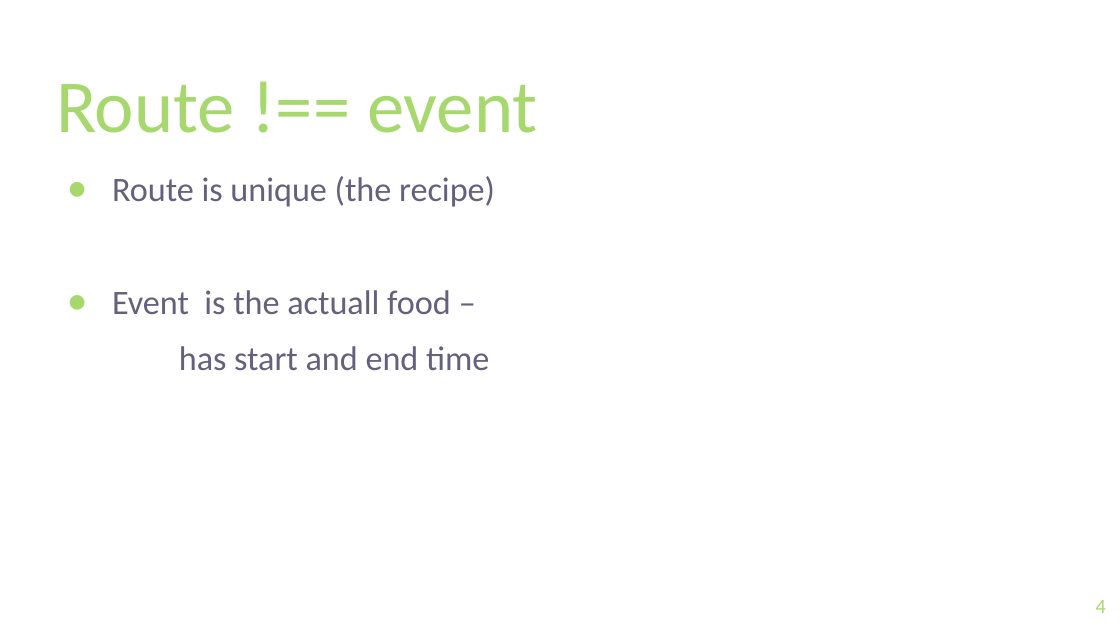
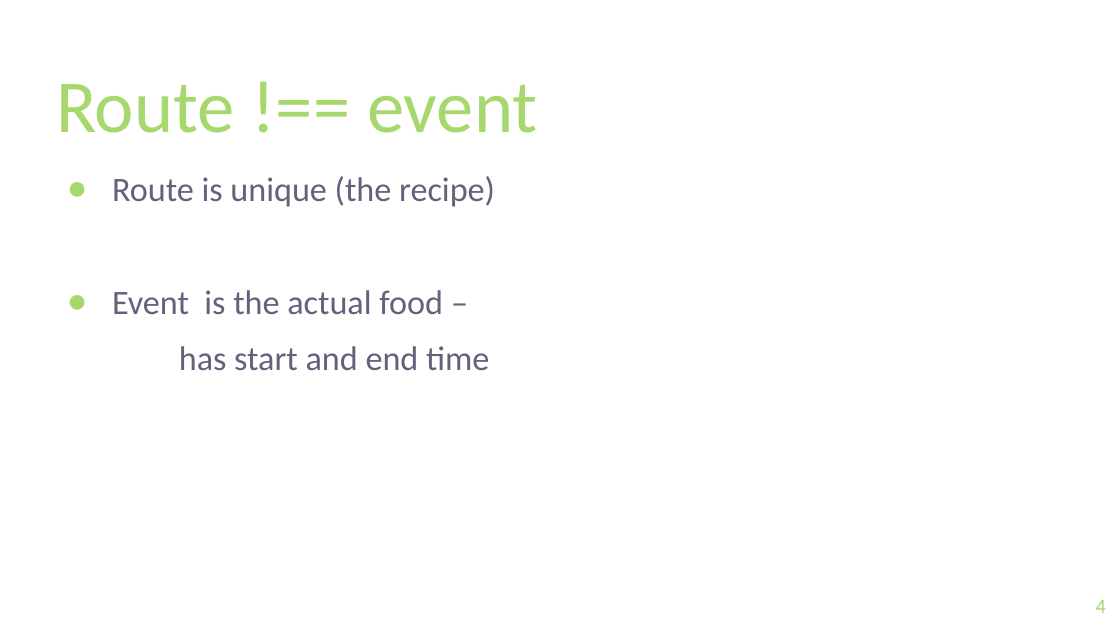
Before and after one commit to keremg/outsurfing, a slide deck: slide 4 of documents/final.pptx. Drawn at 1120x630 pixels with LibreOffice and Linux fonts; fonts in the diff are those of the drawing; background and template pictures are left out. Boxes give left, top, right and bottom in pixels: in the first picture for what was removed or moved away, otherwise in the second. Text is boxed around its words. In the diff, an @@ line names an element or a change of style, - is before the commit and + after.

Commit message:
ppt

```diff
--- a/documents/final.pptx
+++ b/documents/final.pptx
@@ text at <box>112,290,443,314</box>: text changed @@
-● Event is the actuall food –
+● Event is the actual food –
```
Also in this commit, not shown: 1 other slide changed.
